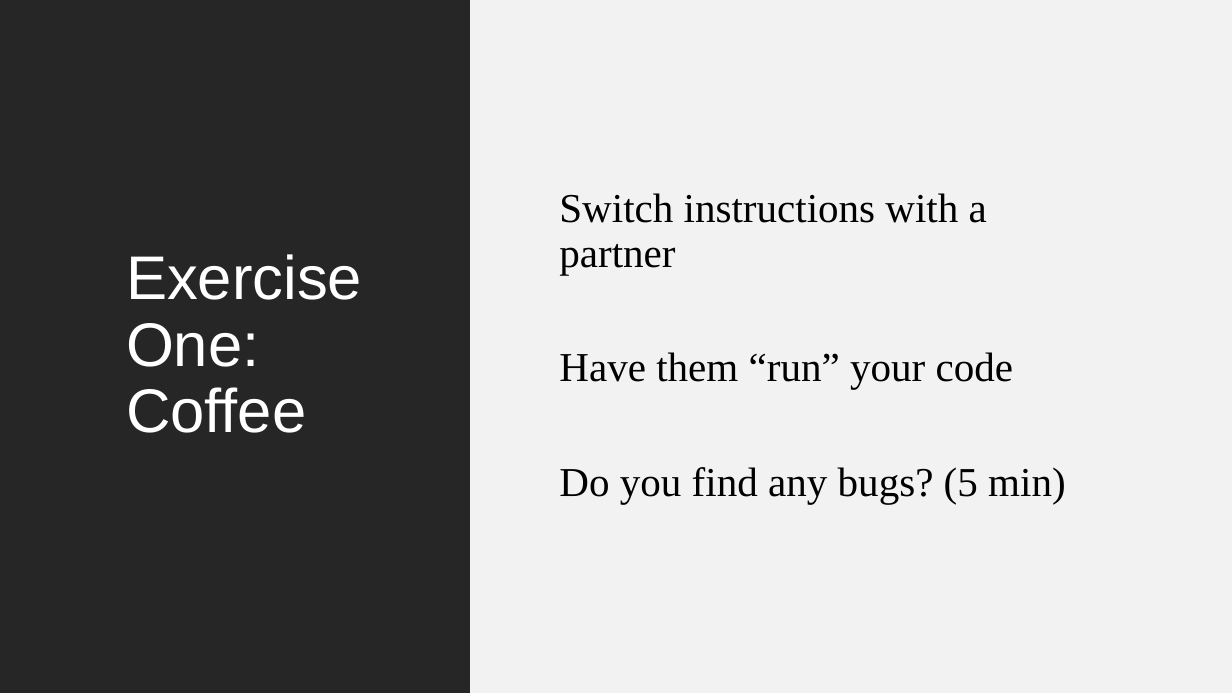
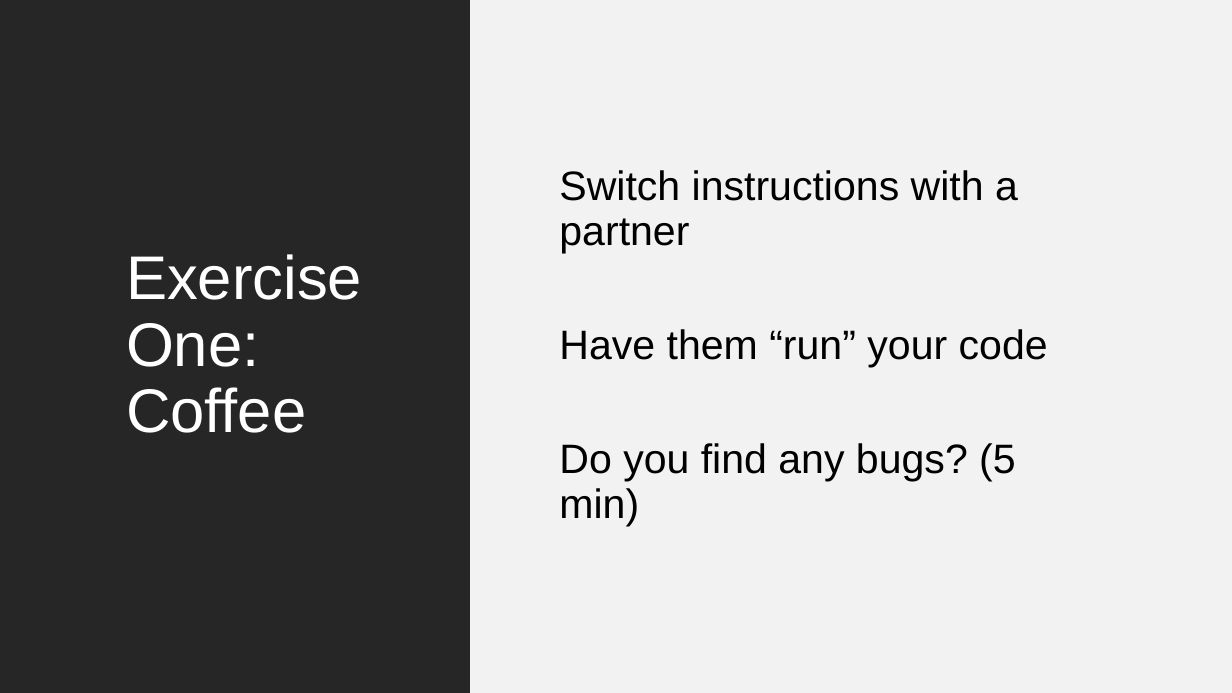
Before and after one commit to a5creel/intro_to_programming, a slide deck: slide 17 of lecture_material/1_think_like_computer.pptx. Drawn at 1232x693 pixels with LibreOffice and Linux fonts; fonts in the diff are those of the drawing. Boxes give left, top, right and bottom in pixels: in the first picture for what was removed or moved away, otherwise in the second. Text is boxed around its words. In the diff, an @@ line names an element or a change of style, - is before the commit and + after.

```diff
--- a/lecture_material/1_think_like_computer.pptx
+++ b/lecture_material/1_think_like_computer.pptx
@@ text "Switch instructions with a partner" at box(559, 170, 1048, 526): font Times New Roman to Arial @@
```
Also in this commit, not shown: 12 other slides changed, 4 other files.
